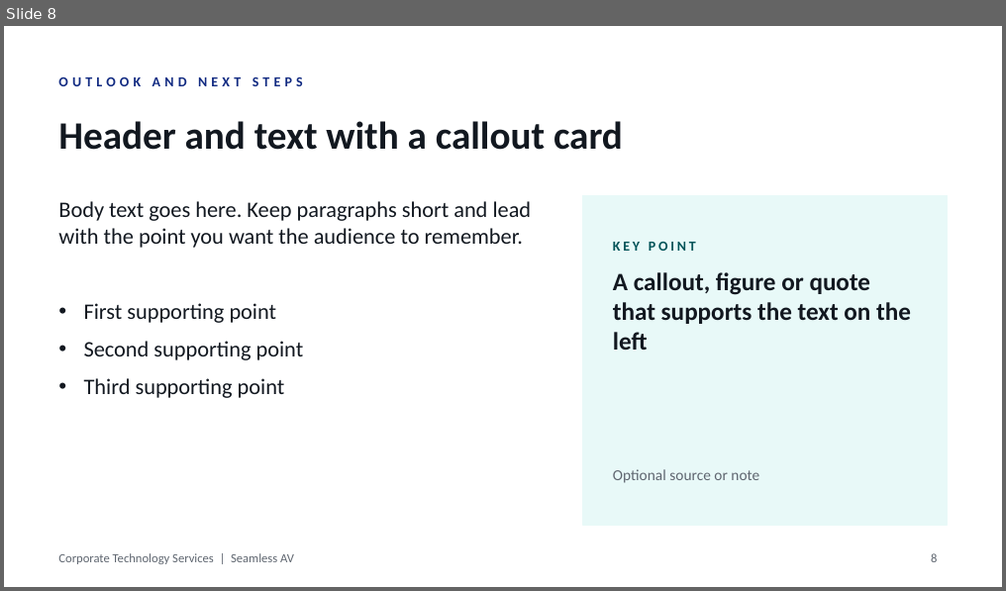
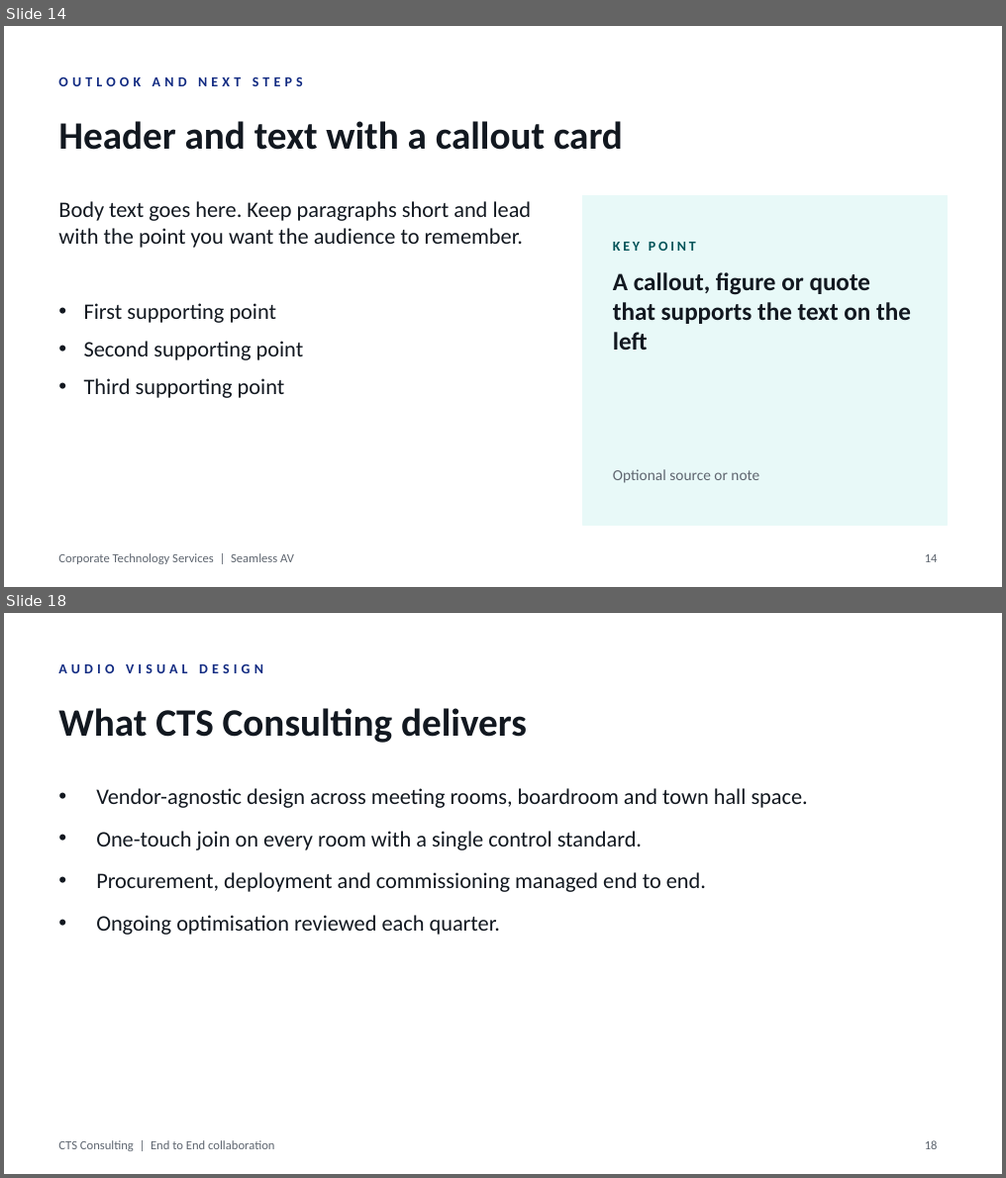
Before and after one commit to WesleyNelson-O33/Claude, a slide deck: presentation/CTS Presentation Template.pptx. Shown one above the other, each under a label of ours: slide 8 before the commit, slides 14 and 18 after it; the slides between them are not shown. The pictures are 1006x591 and 1006x1178 pixels, drawn with LibreOffice and Linux fonts; fonts in the diff are those of the drawing; background and template pictures are left out. Boxes give left, top, right and bottom in pixels: in the first picture for what was removed or moved away, otherwise in the second. Text is boxed around its words. In the diff, an @@ line names an element or a change of style, - is before the commit and + after.

```diff
--- a/presentation/CTS Presentation Template.pptx
+++ b/presentation/CTS Presentation Template.pptx
@@ slide 18 added at [4,613,1002,1174], background #FFFFFF @@
@@ text added at [58,664,263,673], 10 pt, text #122B82, bold @@
+AUDIO VISUAL DESIGN
@@ title added at [58,708,527,743], 28 pt, text #121820, bold @@
+What CTS Consulting delivers
@@ text added at [96,788,808,935], 16 pt, text #121820 @@
+• Vendor-agnostic design across meeting rooms, boardroom and town hall space.
+• One-touch join on every room with a single control standard.
+• Procurement, deployment and commissioning managed end to end.
+• Ongoing optimisation reviewed each quarter.
@@ text added at [58,1141,274,1152], 9 pt, text #5F6670 @@
+CTS Consulting | End to End collaboration
@@ page number added at [925,1141,938,1150], 9 pt, text #5F6670 @@
+18
@@ what was slide 8 is now slide 14 @@
@@ page number at [925,555,938,563]: text changed @@
-8
+14
```
Also in this commit, not shown: 6 other slides changed, 12 other slides added, 1 slide removed, 17 other files.
